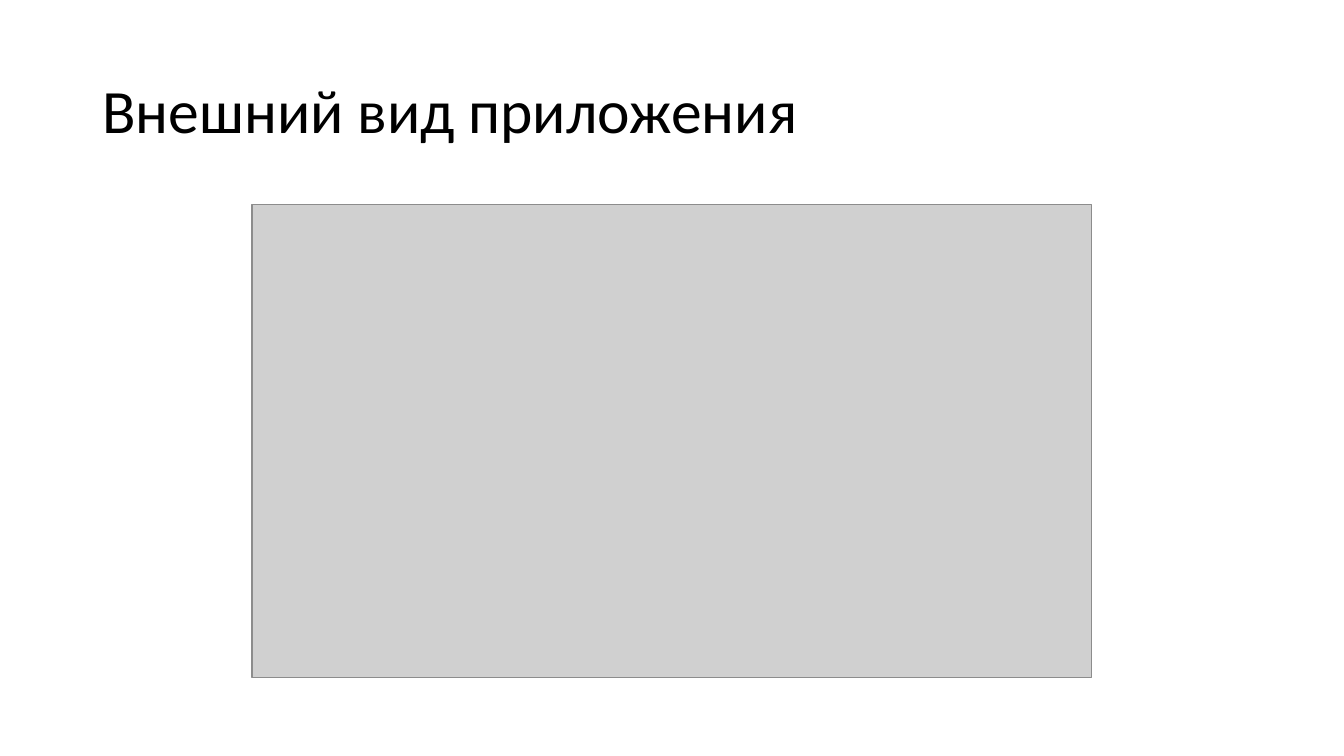
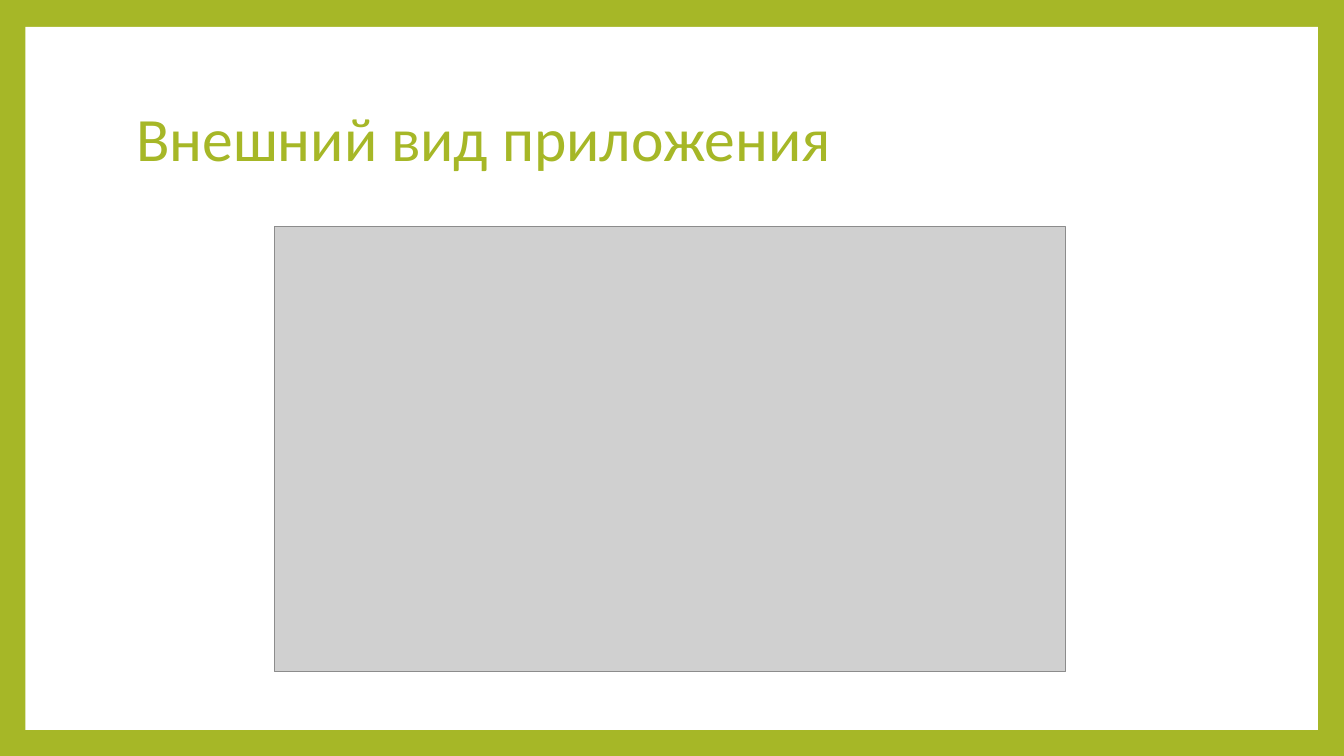
Before and after one commit to ux1e/diplome, a slide deck: slide 3 of files/Записка/Kuznetsov_Ivan_prezentacia.pptx. Drawn at 1344x756 pixels with LibreOffice and Linux fonts; fonts in the diff are those of the drawing; grey boxes stand for pictures. Boxes give left, top, right and bottom in pixels: in the first picture for what was removed or moved away, otherwise in the second. Text is boxed around its words. In the diff, an @@ line names an element or a change of style, - is before the commit and + after.

```diff
--- a/files/Записка/Kuznetsov_Ivan_prezentacia.pptx
+++ b/files/Записка/Kuznetsov_Ivan_prezentacia.pptx
@@ background #FFFFFF to #A6B727 @@
@@ rectangle added at <box>25,27,1318,730</box>, fill #FFFFFF @@
@@ title "Внешний вид приложения": place and size @@
-title "Внешний вид приложения" at <box>102,91,798,143</box>
+title "Внешний вид приложения" at <box>136,119,831,171</box>
@@ title "Внешний вид приложения" at <box>136,119,831,171</box>: text colour #000000 to #A6B727 @@
@@ picture: place and size @@
-picture at <box>252,205,1092,678</box>
+picture at <box>274,227,1066,673</box>
```
Also in this commit, not shown: 5 other slides changed, 2 other files.
